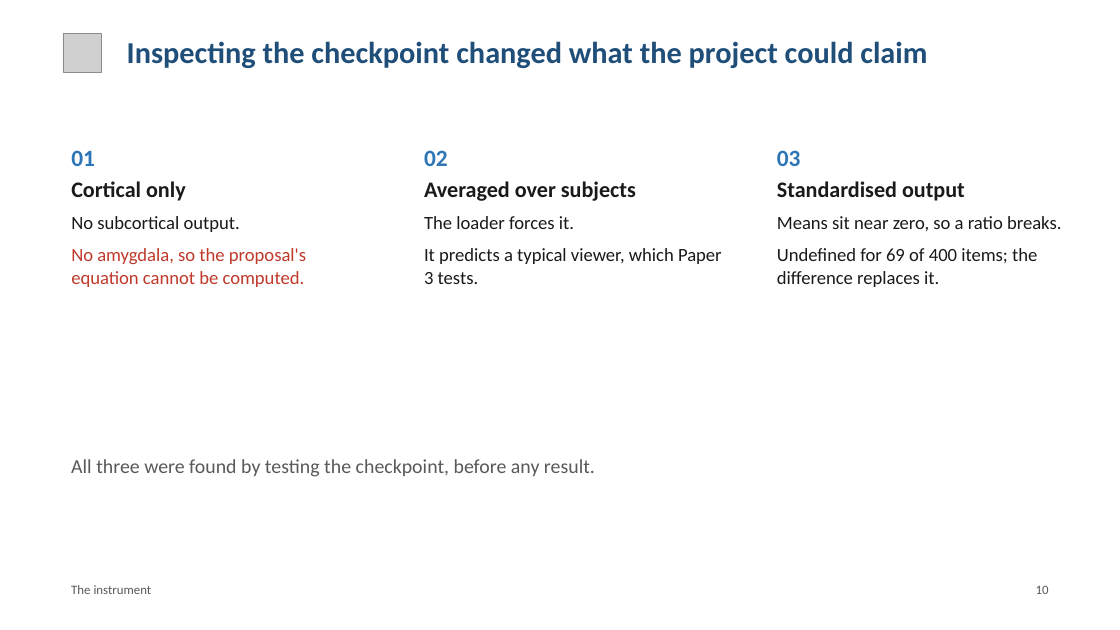
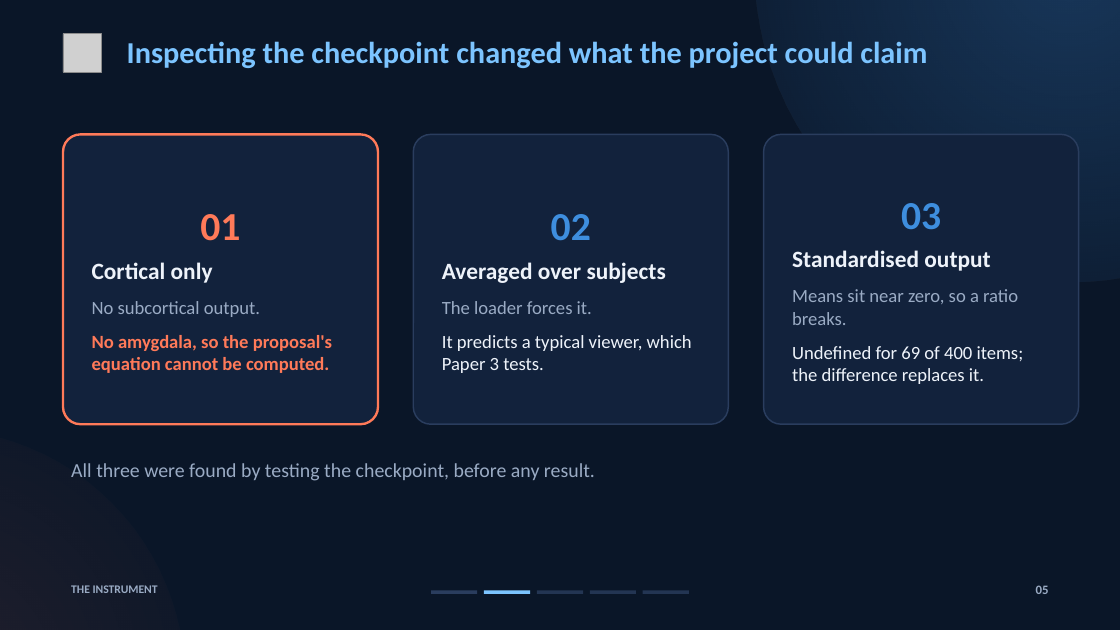
Before and after one commit to brn-mwai/monarch, a slide deck: slide 5 of docs/defence/Monarch_Defence.pptx (slide 10 before the commit). Drawn at 1120x630 pixels with LibreOffice and Linux fonts; fonts in the diff are those of the drawing; grey boxes stand for pictures. Boxes give left, top, right and bottom in pixels: in the first picture for what was removed or moved away, otherwise in the second. Text is boxed around its words. In the diff, an @@ line names an element or a change of style, - is before the commit and + after.

Commit message:
Restyle the defence deck dark and cut it to 15 slides
Dark navy theme with section progress, spin-lattice title, stat tiles,
to-scale bars for eta squared and effect sizes, and a reversal interval
chart. Figures sit on paper cards. Numbers unchanged.

```diff
--- a/docs/defence/Monarch_Defence.pptx
+++ b/docs/defence/Monarch_Defence.pptx
@@ background #FFFFFF to #0A1628 @@
@@ text "Inspecting the checkpoint changed what ..." at [127, 41, 927, 68]: text colour #1F4E79 to #7CC4FF @@
@@ ellipse added at [755, 0, 1120, 281], fill gradient #3E8EDE @@
@@ rounded rectangle "01": place and size @@
-rounded rectangle "01" at [71, 150, 306, 287]
+rounded rectangle "01" at [63, 134, 378, 424]
@@ rounded rectangle "01" at [63, 134, 378, 424]: size 20 to 34 pt, text colour #2E75B6 to #FF7A59 in "01"; size 19 to 20 pt, text colour #1A1A1A to #EEF3FA in "Cortical only"; text colour #1A1A1A to #9AABC4 in "No subcortical output."; text colour #C0392B to #FF7A59, bold on in "No amygdala, so the proposal's equation cannot ..."; alignment left to centre; more space between paragraphs; vertical alignment top to middle; fill none to #12223C; outline none to #FF7A59 2 pt @@
@@ rounded rectangle "02": place and size @@
-rounded rectangle "02" at [424, 150, 722, 284]
+rounded rectangle "02" at [413, 134, 728, 424]
@@ rounded rectangle "02" at [413, 134, 728, 424]: size 20 to 34 pt, text colour #2E75B6 to #3E8EDE in "02"; size 19 to 20 pt in "Averaged over subjects"; text colour #1A1A1A to #EEF3FA in "Averaged over subjects", "It predicts a typical viewer, which Paper ..."; text colour #1A1A1A to #9AABC4 in "The loader forces it."; alignment left to centre; more space between paragraphs; vertical alignment top to middle; fill none to #12223C; outline none to #2A3D5E 1.25 pt @@
@@ rounded rectangle "03": place and size @@
-rounded rectangle "03" at [777, 150, 1061, 287]
+rounded rectangle "03" at [764, 134, 1079, 424]
@@ rounded rectangle "03" at [764, 134, 1079, 424]: size 20 to 34 pt, text colour #2E75B6 to #3E8EDE in "03"; size 19 to 20 pt in "Standardised output"; text colour #1A1A1A to #EEF3FA in "Standardised output", "Undefined for 69 of 400 items; the ..."; text colour #1A1A1A to #9AABC4 in "Means sit near zero, so a ratio ..."; alignment left to centre; more space between paragraphs; vertical alignment top to middle; fill none to #12223C; outline none to #2A3D5E 1.25 pt @@
@@ ellipse added at [0, 429, 185, 630], fill gradient #FF7A59 @@
@@ text "All three were found by ..." at [71, 463, 595, 481]: text colour #595959 to #9AABC4 @@
@@ text at [71, 585, 158, 593]: text changed; size 11 to 10 pt; text colour #595959 to #9AABC4; bold on @@
-The instrument
+THE INSTRUMENT
@@ rectangle added at [431, 591, 477, 594], fill #2A3D5E @@
@@ rectangle added at [484, 591, 530, 594], fill #7CC4FF @@
@@ rectangle added at [537, 591, 583, 594], fill #2A3D5E at 80% opacity @@
@@ rectangle added at [590, 591, 636, 594], fill #2A3D5E at 80% opacity @@
@@ rectangle added at [643, 591, 689, 594], fill #2A3D5E at 80% opacity @@
@@ text at [1036, 585, 1049, 594]: text changed; text colour #595959 to #9AABC4; bold on @@
-10
+05
```
Also in this commit, not shown: 13 other slides changed, 1 slide added, 15 slides removed, 19 other files.
